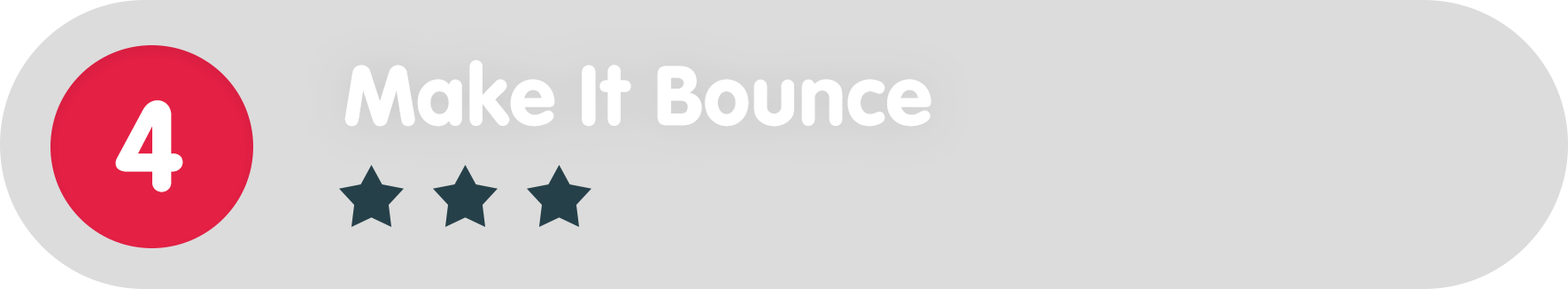
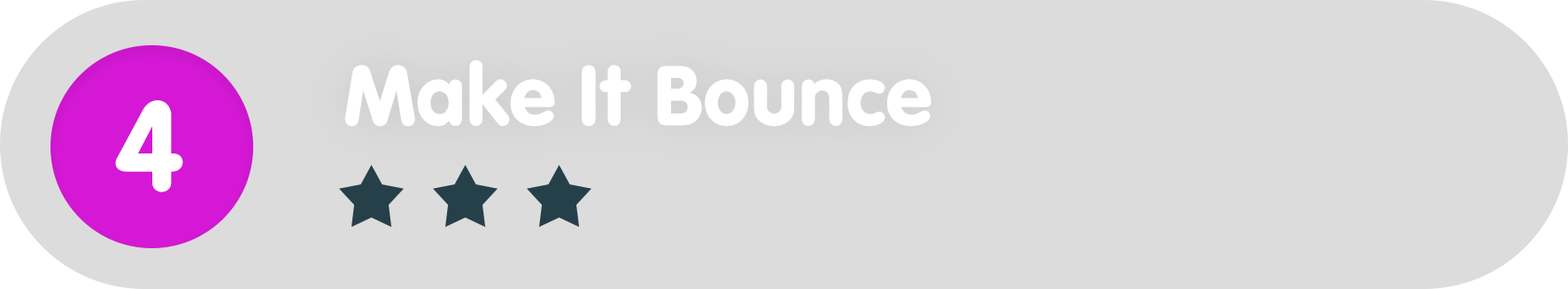
Layers edited between the first and the second 1568 × 289 image:
painted on "Ellipse_green" over [50, 45, 254, 248]
